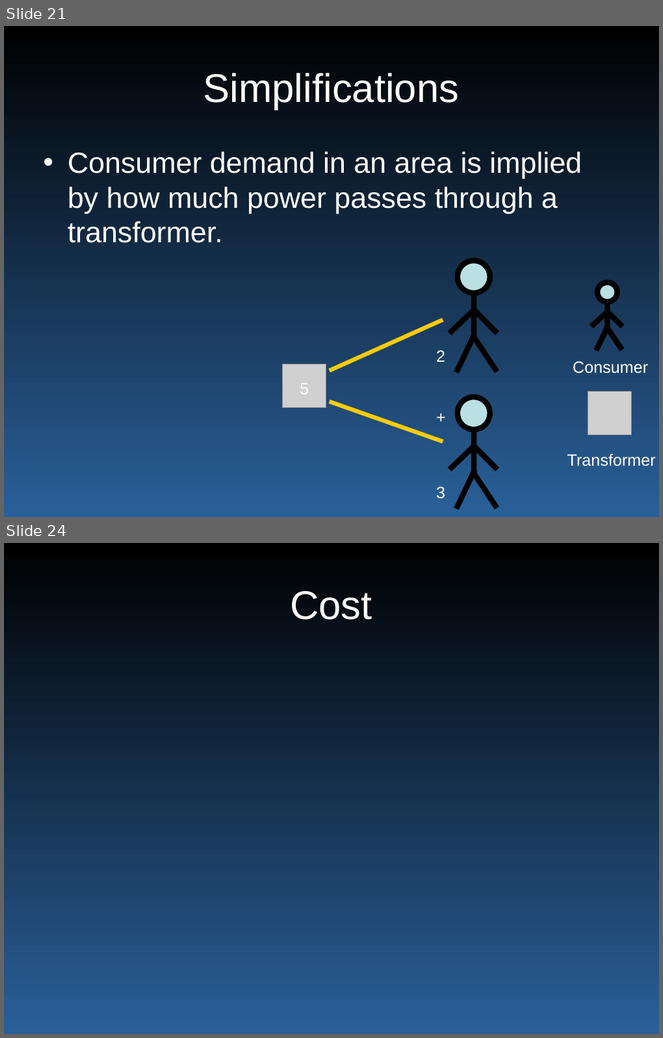
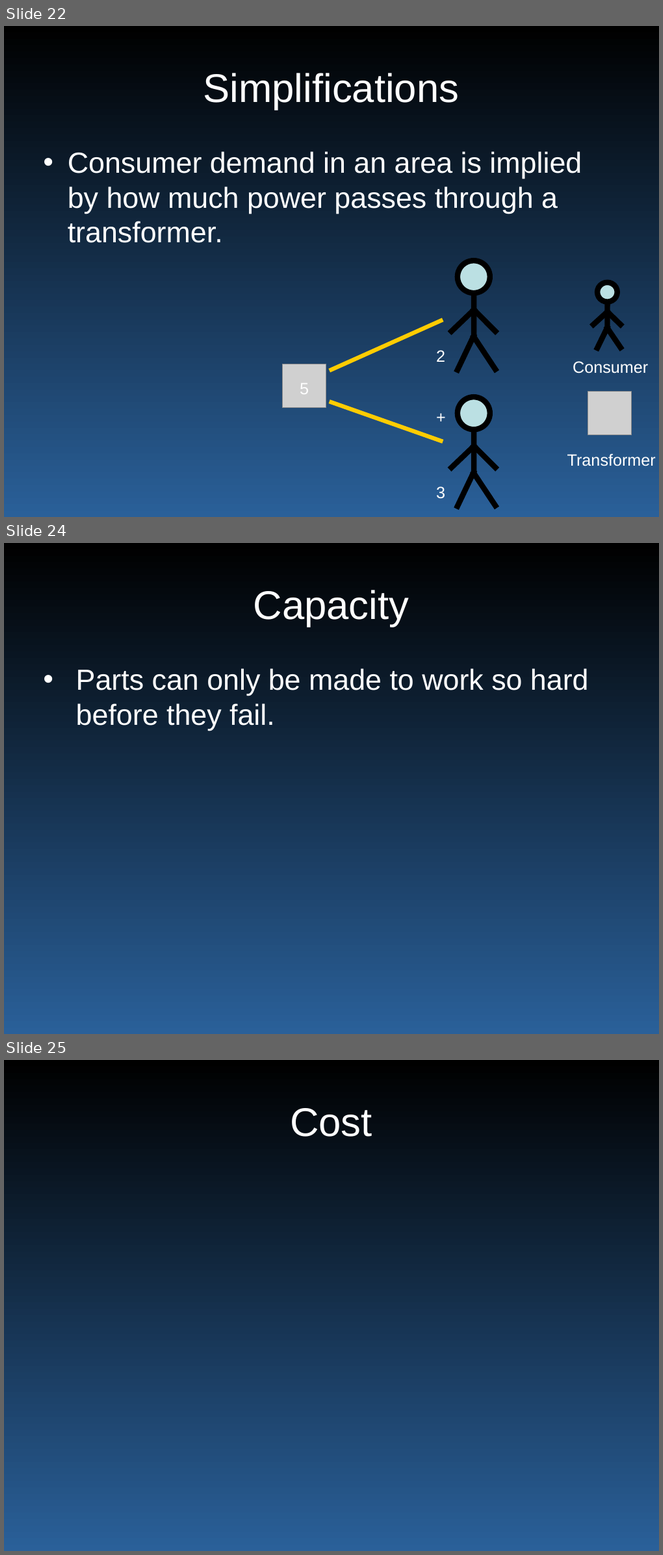
Before and after one commit to wyatt8740/CS460_Capstone, a slide deck: smartgrid_465.pptx. Shown one above the other, each under a label of ours: slides 21 and 24 before the commit, slides 22, 24 and 25 after it; the slides between them are not shown. The pictures are 663x1038 and 663x1555 pixels, drawn with LibreOffice and Linux fonts; fonts in the diff are those of the drawing; grey boxes stand for pictures. Boxes give left, top, right and bottom in pixels: in the first picture for what was removed or moved away, otherwise in the second. Text is boxed around its words. In the diff, an @@ line names an element or a change of style, - is before the commit and + after.

```diff
--- a/smartgrid_465.pptx
+++ b/smartgrid_465.pptx
@@ slide 24 added at box(4, 543, 659, 1034), background gradient #000000 to #2A6099 @@
@@ title added at box(254, 590, 410, 627), 44 pt, text #FFFFFF @@
+Capacity
@@ text added at box(76, 668, 589, 731), 32 pt, text #FFFFFF @@
+• Parts can only be made to work so hard before they fail.
@@ what was slide 21 is now slide 22 @@
@@ what was slide 24 is now slide 25 @@
```
Also in this commit, not shown: 2 slides changed, 2 other slides added, 2 slides removed.
